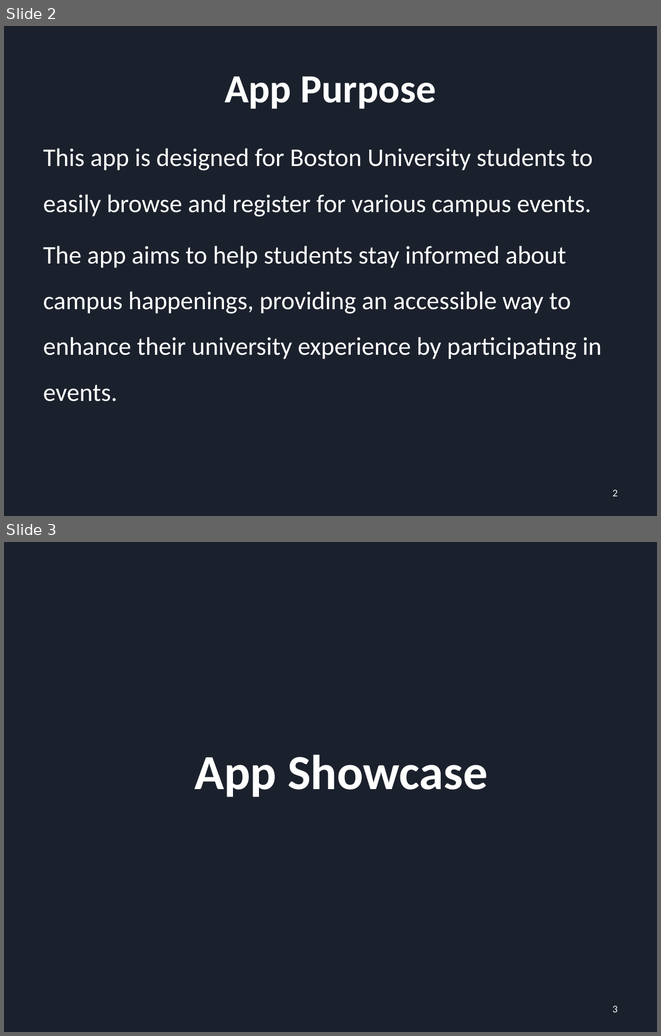
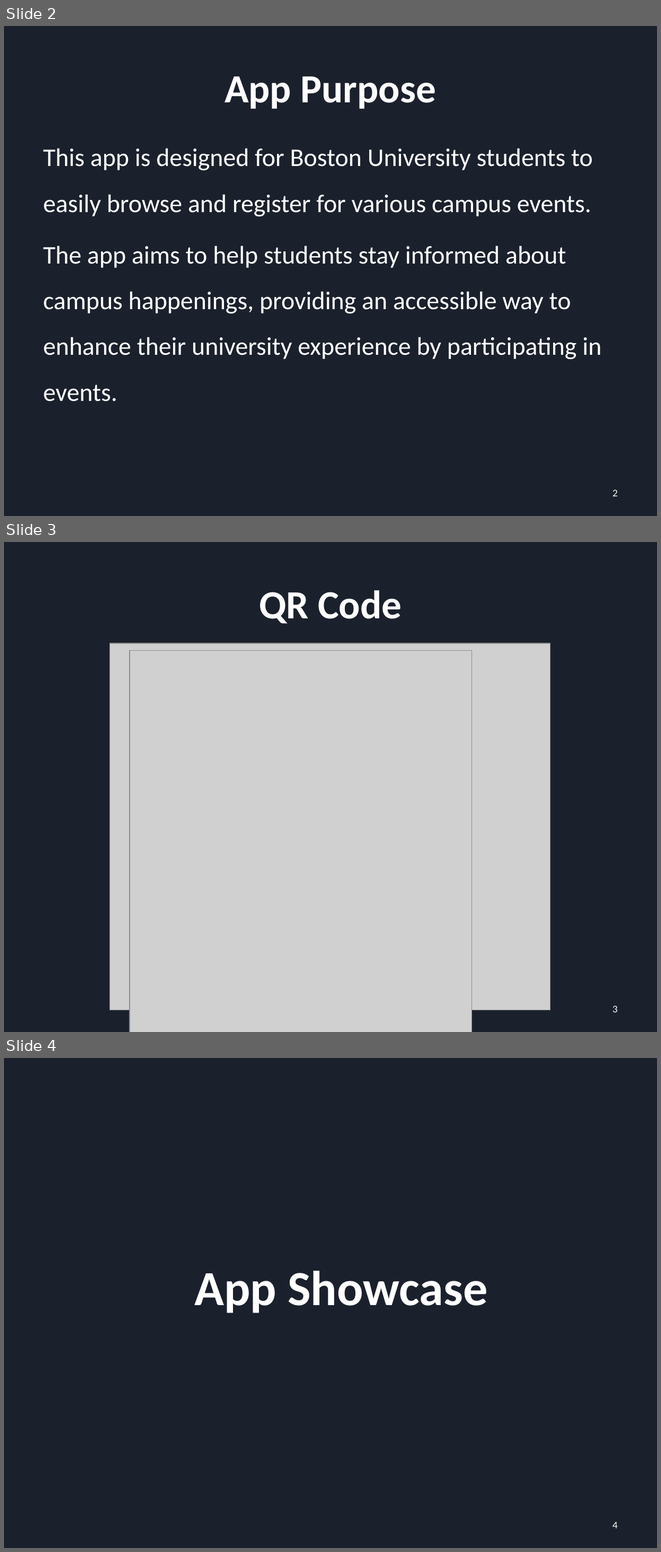
Before and after one commit to YuchenCao1/Jialong-Yuchen-Zihan-Team-BU-Event-Planer, a slide deck: Final.pptx. Shown one above the other, each under a label of ours: slides 2 and 3 before the commit, slides 2, 3 and 4 after it. The pictures are 661x1036 and 661x1552 pixels, drawn with LibreOffice and Linux fonts; fonts in the diff are those of the drawing; grey boxes stand for pictures. Boxes give left, top, right and bottom in pixels: in the first picture for what was removed or moved away, otherwise in the second. Text is boxed around its words. In the diff, an @@ line names an element or a change of style, - is before the commit and + after.

```diff
--- a/Final.pptx
+++ b/Final.pptx
@@ slide 3 added at (4,542,657,1032), background #1B212C @@
@@ title added at (259,590,402,624), 44 pt, text #FFFFFF, bold @@
+QR Code
@@ picture added at (110,643,550,1010) @@
@@ picture added at (130,651,471,1032) @@
@@ page number added at (612,1005,618,1012), 10 pt, text #FFFFFF @@
+3
@@ what was slide 3 is now slide 4 @@
@@ page number at (612,1521,618,1528): text changed @@
-3
+4
```
Also in this commit, not shown: 1 other slide added.
